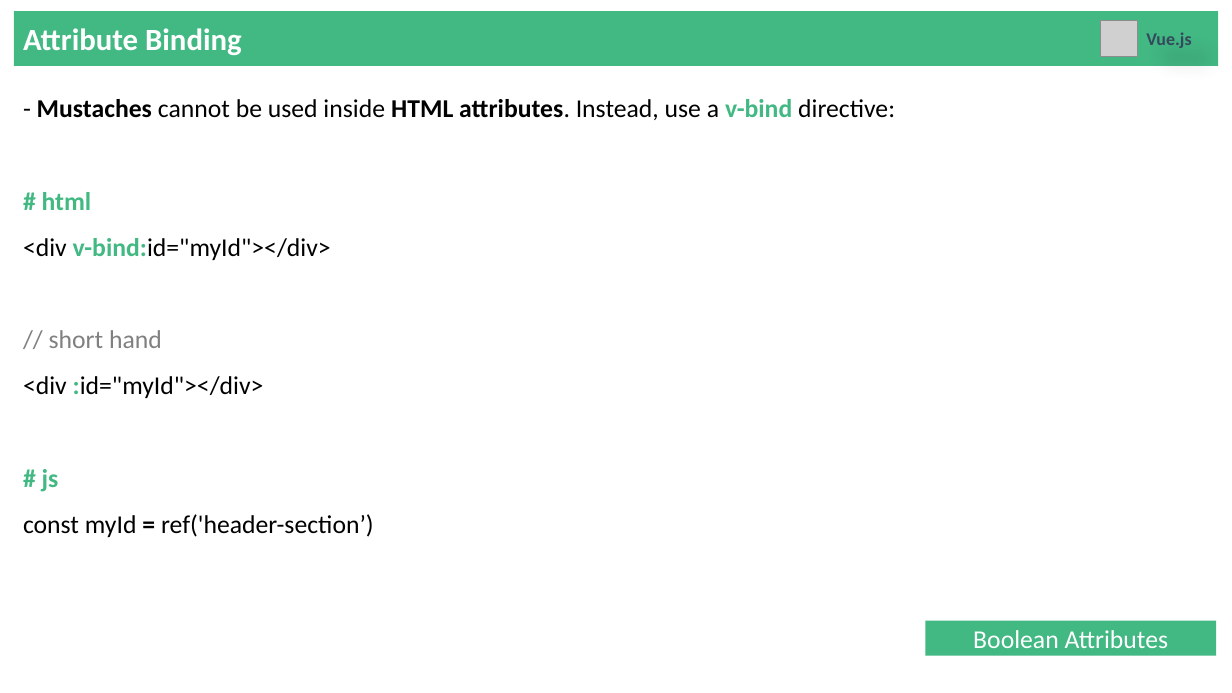
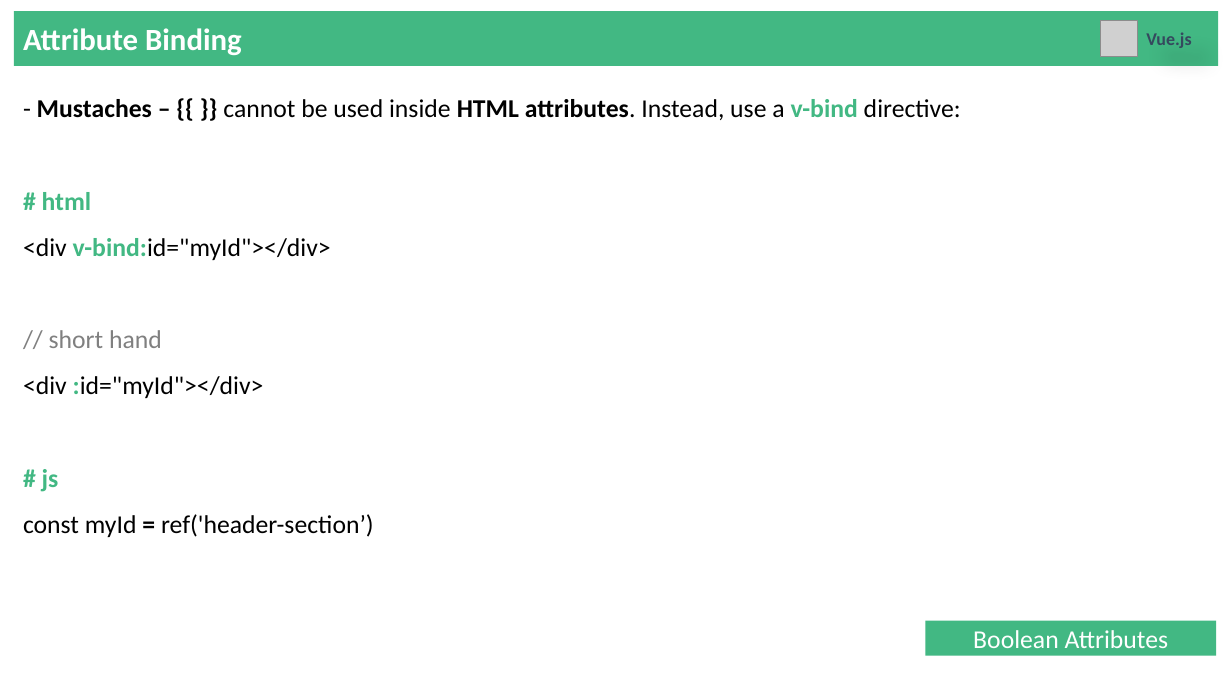
Before and after one commit to YeMyintSoeKMD/vue-creating, a slide deck: slide 19 of 9. Vue.js - Basic to Advance.pptx. Drawn at 1232x693 pixels with LibreOffice and Linux fonts; fonts in the diff are those of the drawing; grey boxes stand for pictures. Boxes give left, top, right and bottom in pixels: in the first picture for what was removed or moved away, otherwise in the second. Text is boxed around its words. In the diff, an @@ line names an element or a change of style, - is before the commit and + after.

```diff
--- a/9. Vue.js - Basic to Advance.pptx
+++ b/9. Vue.js - Basic to Advance.pptx
@@ text at [37, 99, 961, 120]: text changed @@
-- Mustaches cannot be used inside HTML attributes. Instead, use a v-bind directive:
+- Mustaches – {{ }} cannot be used inside HTML attributes. Instead, use a v-bind directive:
```
Also in this commit, not shown: 10 other slides changed, 7 slides added, 10 other files.
